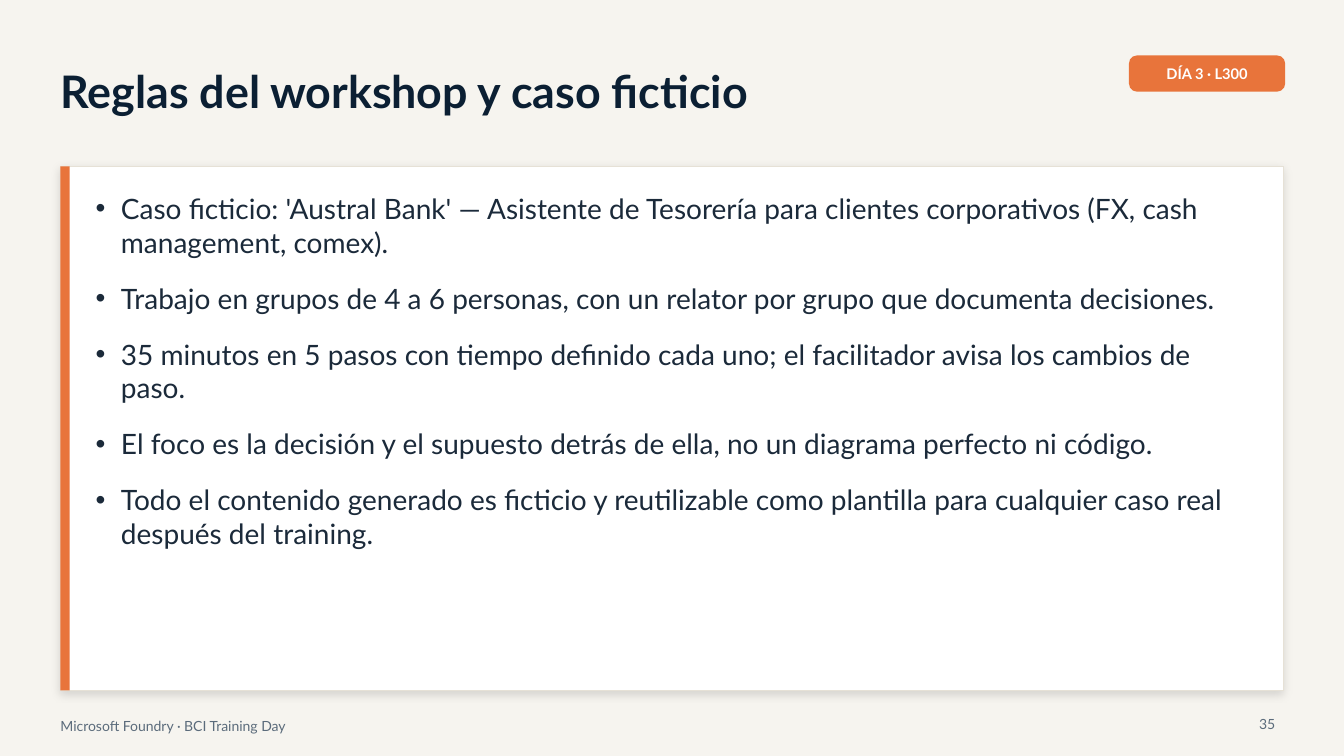
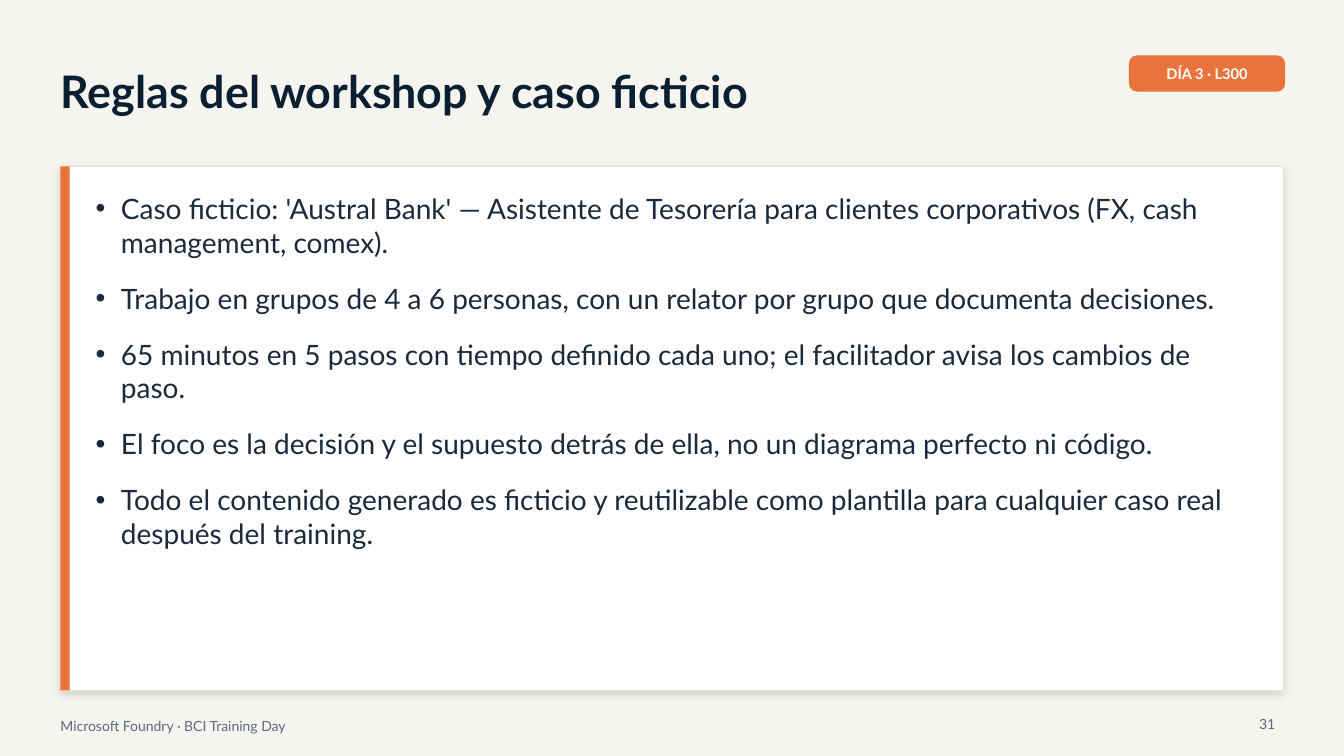
Before and after one commit to valegrajales/bci_workshop, a slide deck: slide 31 of presentaciones/BCI_Foundry_Dia3_L300_Produccion_Gobierno.pptx (slide 35 before the commit). Drawn at 1344x756 pixels with LibreOffice and Linux fonts; fonts in the diff are those of the drawing. Boxes give left, top, right and bottom in pixels: in the first picture for what was removed or moved away, otherwise in the second. Text is boxed around its words. In the diff, an @@ line names an element or a change of style, - is before the commit and + after.

```diff
--- a/presentaciones/BCI_Foundry_Dia3_L300_Produccion_Gobierno.pptx
+++ b/presentaciones/BCI_Foundry_Dia3_L300_Produccion_Gobierno.pptx
@@ text at (x1=121, y1=344, x2=1190, y2=403): text changed @@
-• 35 minutos en 5 pasos con tiempo definido cada uno; el facilitador avisa los cambios de paso.
+• 65 minutos en 5 pasos con tiempo definido cada uno; el facilitador avisa los cambios de paso.
@@ page number at (x1=1259, y1=719, x2=1275, y2=729): text changed @@
-35
+31
```
Also in this commit, not shown: 12 other slides changed, 4 slides added, 8 slides removed, 18 other files.
